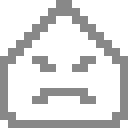
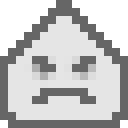
The second 128 × 128 image is a revision of the first. Changes to its layers:
added layer "Livello 5" above "Livello 1" over (24, 56, 96, 88)
